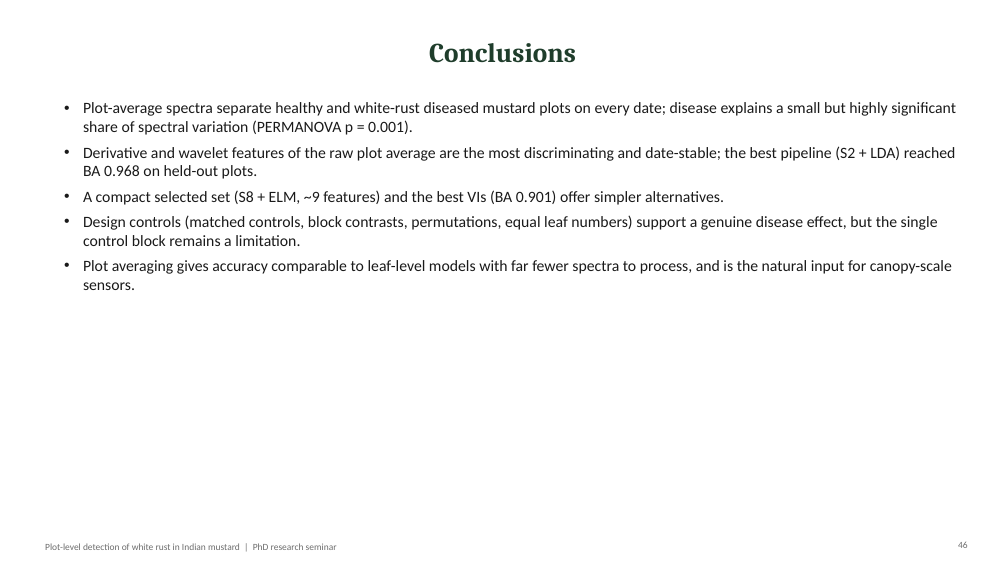
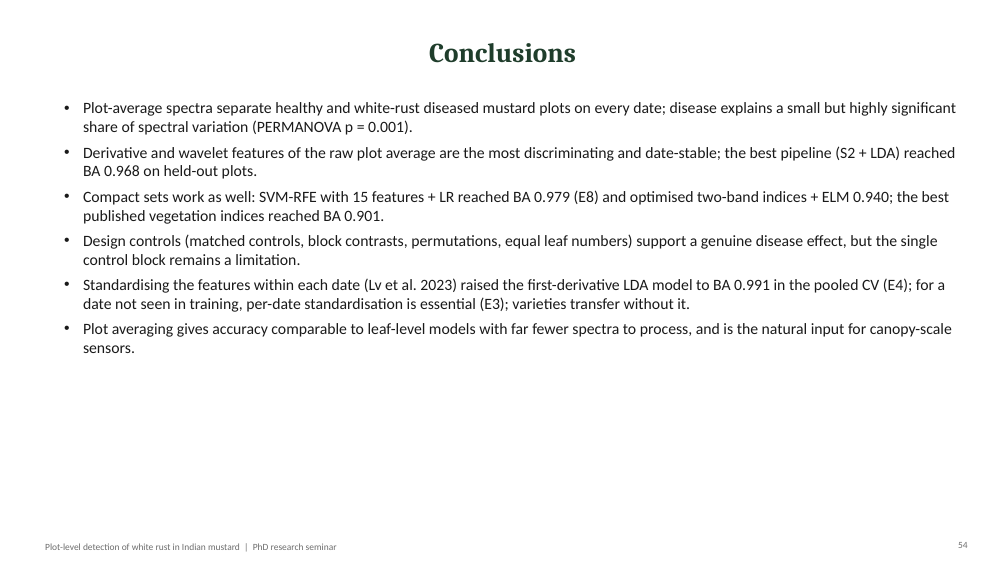
Before and after one commit to animesh809359-afk/sonu, a slide deck: slide 54 of white_rust_plot_analysis/outputs/WhiteRust_Mustard_PlotLevel_PhD_Seminar.pptx (slide 46 before the commit). Drawn at 1008x567 pixels with LibreOffice and Linux fonts; fonts in the diff are those of the drawing. Boxes give left, top, right and bottom in pixels: in the first picture for what was removed or moved away, otherwise in the second. Text is boxed around its words. In the diff, an @@ line names an element or a change of style, - is before the commit and + after.

```diff
--- a/white_rust_plot_analysis/outputs/WhiteRust_Mustard_PlotLevel_PhD_Seminar.pptx
+++ b/white_rust_plot_analysis/outputs/WhiteRust_Mustard_PlotLevel_PhD_Seminar.pptx
@@ text at (83,190,949,224): text changed @@
-  • A compact selected set (S8 + ELM, ~9 features) and the best VIs (BA 0.901) offer simpler alternatives.
+  • Compact sets work as well: SVM-RFE with 15 features + LR reached BA 0.979 (E8) and optimised two-band indices + ELM 0.940; the best published vegetation indices reached BA 0.901.
@@ text at (83,278,946,312): paragraph added @@
+  • Standardising the features within each date (Lv et al. 2023) raised the first-derivative LDA model to BA 0.991 in the pooled CV (E4); for a date not seen in training, per-date standardisation is essential (E3); varieties transfer without it.
@@ page number at (958,542,968,548): text changed @@
-46
+54
```
Also in this commit, not shown: 12 other slides changed, 8 slides added, 5 other files.
